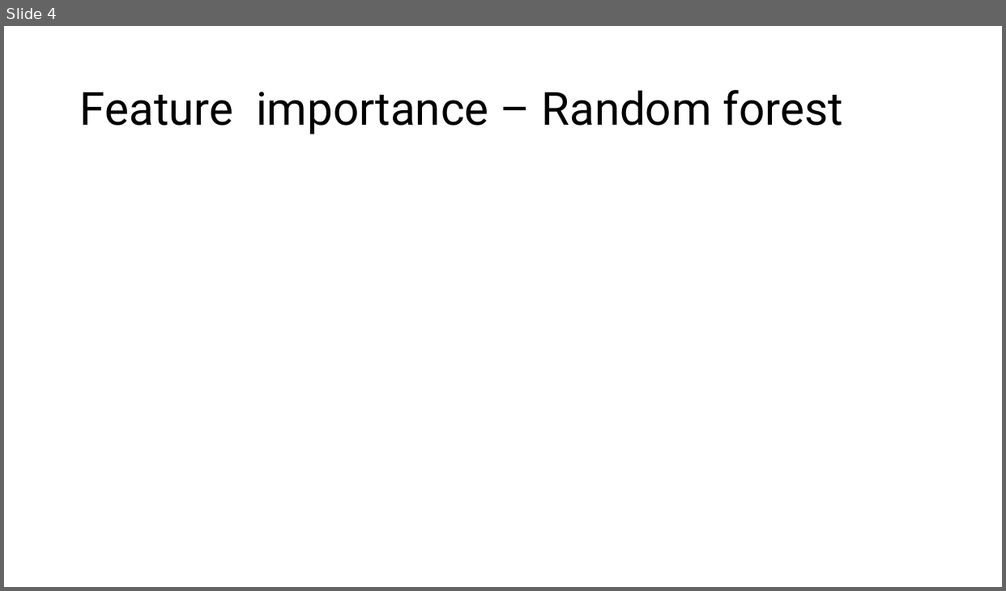
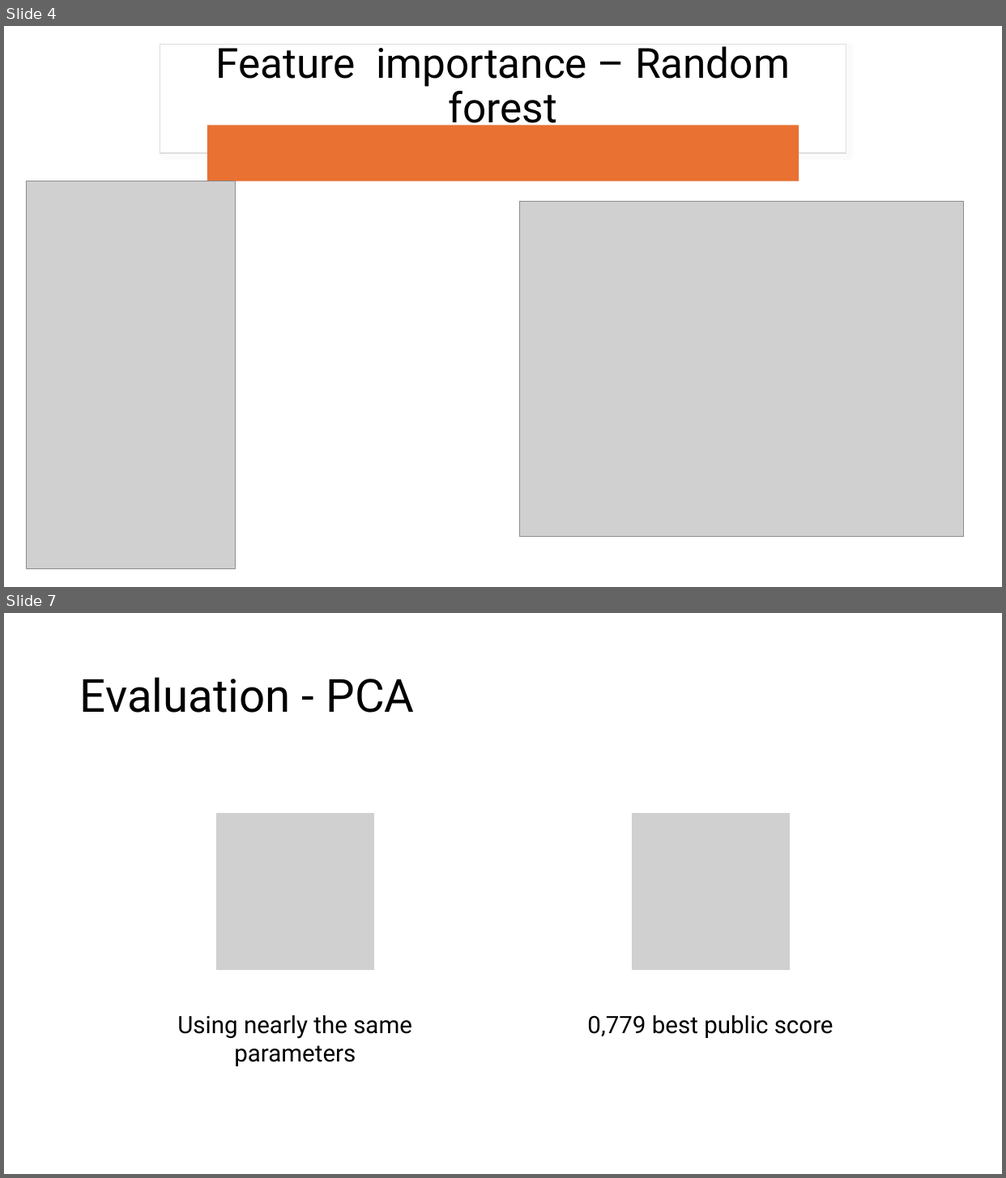
Before and after one commit to KissDanielMark/CustomerAnalytics_Competition, a slide deck: Presentation1.pptx. Shown one above the other, each under a label of ours: slide 4 before the commit, slides 4 and 7 after it; the slides between them are not shown. The pictures are 1006x591 and 1006x1178 pixels, drawn with LibreOffice and Linux fonts; fonts in the diff are those of the drawing; grey boxes stand for pictures. Boxes give left, top, right and bottom in pixels: in the first picture for what was removed or moved away, otherwise in the second. Text is boxed around its words. In the diff, an @@ line names an element or a change of style, - is before the commit and + after.

```diff
--- a/Presentation1.pptx
+++ b/Presentation1.pptx
@@ slide 7 added at [4,613,1002,1174], background #FFFFFF @@
@@ title added at [80,677,415,713], 44 pt, text #000000 @@
+Evaluation - PCA
@@ group added at [177,812,833,1067]: 2 pictures, 2 texts @@
+Using nearly the same parameters
+0,779 best public score
@@ slide 4 changed as well @@
@@ rectangle added at [160,44,846,153], fill #FFFFFF, outline #DEDEDE 1 pt @@
@@ title "Feature importance – Random forest": place and size @@
-title "Feature importance – Random forest" at [80,90,843,135]
+title "Feature importance – Random forest" at [216,46,790,133]
@@ title "Feature importance – Random forest" at [216,46,790,133]: size 44 to 40 pt; alignment left to centre @@
@@ rounded rectangle added at [207,125,799,181], fill #E97132 @@
@@ picture added at [27,181,236,569] @@
@@ picture added at [520,201,964,536] @@
```
Also in this commit, not shown: 5 other slides changed, 1 other slide added, 4 slides removed, 9 other files.
